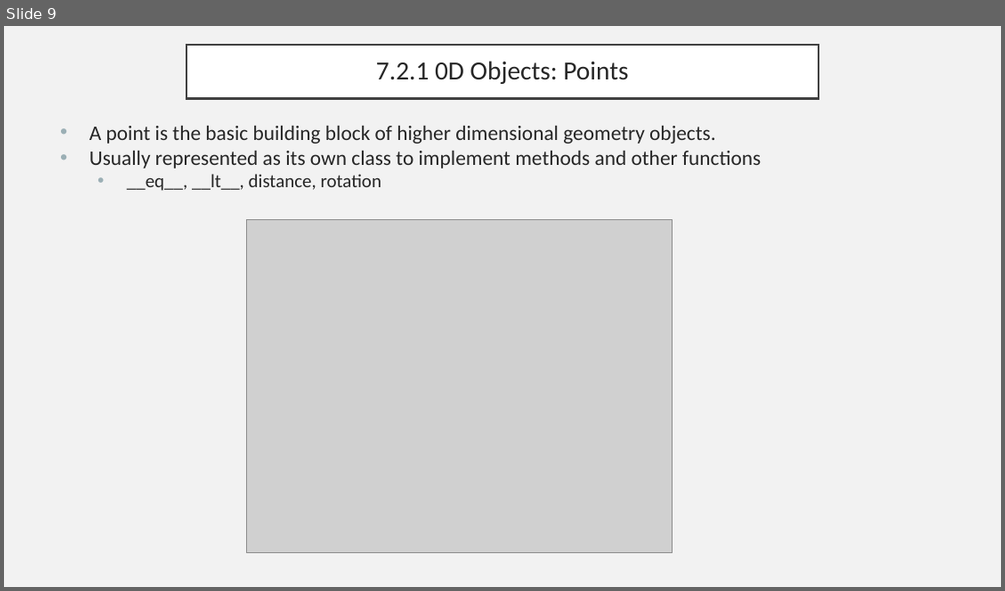
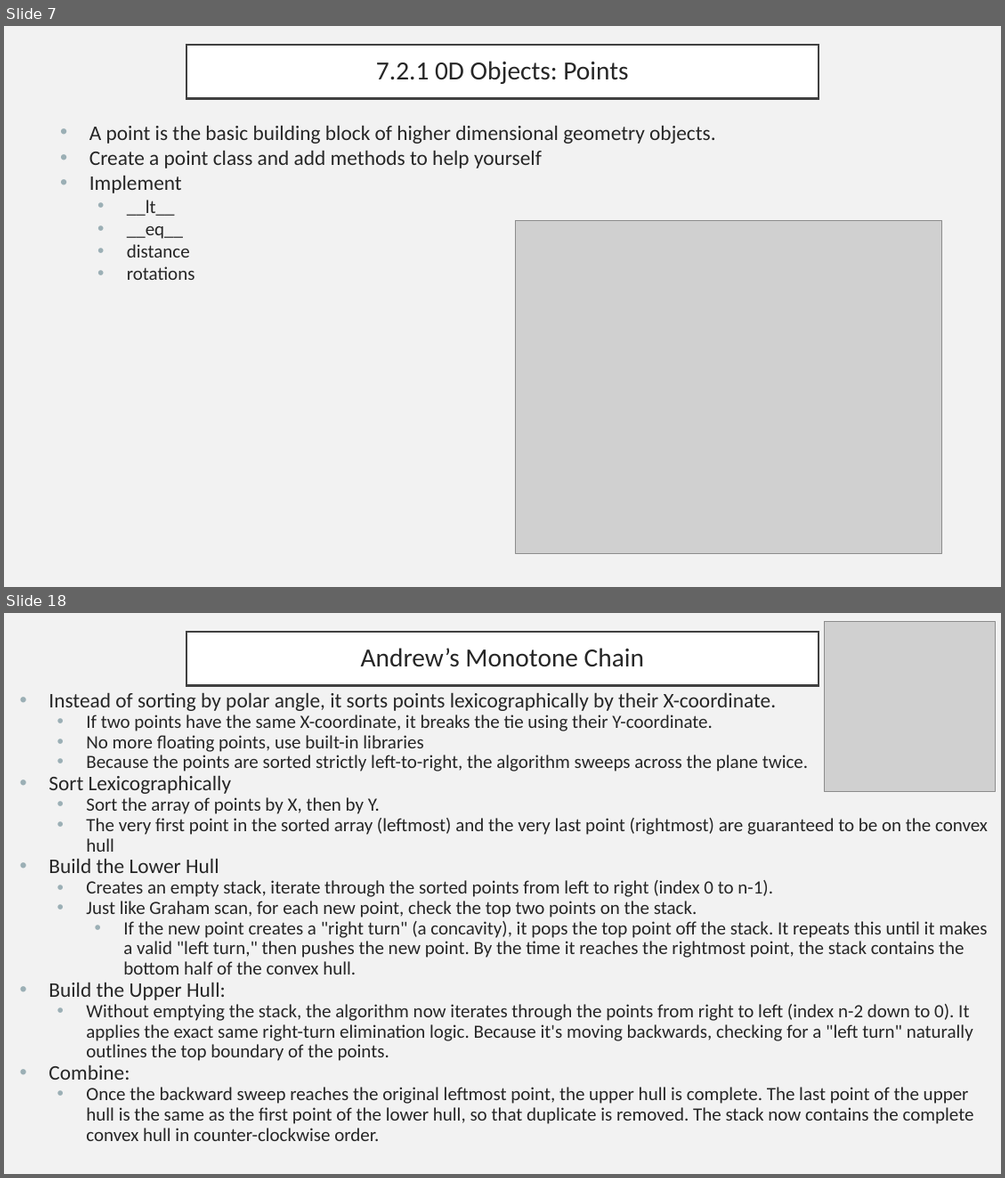
Before and after one commit to ryan-pelchat/competitive-programming-bootcamp-summer-2026, a slide deck: slides/day5_slides.pptx. Shown one above the other, each under a label of ours: slide 9 before the commit, slides 7 and 18 after it; the slides between them are not shown. The pictures are 1005x591 and 1005x1178 pixels, drawn with LibreOffice and Linux fonts; fonts in the diff are those of the drawing; grey boxes stand for pictures. Boxes give left, top, right and bottom in pixels: in the first picture for what was removed or moved away, otherwise in the second. Text is boxed around its words. In the diff, an @@ line names an element or a change of style, - is before the commit and + after.

```diff
--- a/slides/day5_slides.pptx
+++ b/slides/day5_slides.pptx
@@ slide 18 added at [4,613,1001,1174], background #F2F2F2 @@
@@ title added at [186,632,818,686], fill #FFFFFF, outline #404040 2.5 pt, 25.2 pt, text #262626 @@
+Andrew’s Monotone Chain
@@ picture added at [825,621,995,792] @@
@@ text added at [48,692,987,1141], 18 pt, text #262626 @@
+• Instead of sorting by polar angle, it sorts points lexicographically by their X-coordinate.
+  • If two points have the same X-coordinate, it breaks the tie using their Y-coordinate.
+  • No more floating points, use built-in libraries
+  • Because the points are sorted strictly left-to-right, the algorithm sweeps across the plane twice.
+• Sort Lexicographically
+  • Sort the array of points by X, then by Y.
+  • The very first point in the sorted array (leftmost) and the very last point (rightmost) are guaranteed to be on the convex hull
+• Build the Lower Hull
+  • Creates an empty stack, iterate through the sorted points from left to right (index 0 to n-1).
+  • Just like Graham scan, for each new point, check the top two points on the stack.
+    • If the new point creates a "right turn" (a concavity), it pops the top point off the stack. It repeats this until it makes a valid "left turn," then pushes the new point. By the time it reaches the rightmost point, the stack contains the bottom half of the convex hull.
+• Build the Upper Hull:
+  • Without emptying the stack, the algorithm now iterates through the points from right to left (index n-2 down to 0). It applies the exact same right-turn elimination logic. Because it's moving backwards, checking for a "left turn" naturally outlines the top boundary of the points.
+• Combine:
+  • Once the backward sweep reaches the original leftmost point, the upper hull is complete. The last point of the upper hull is the same as the first point of the lower hull, so that duplicate is removed. The stack now contains the complete convex hull in counter-clockwise order.
@@ what was slide 9 is now slide 7 @@
@@ slide 7 changed as well @@
@@ text at [89,150,542,280]: text changed @@
-• Usually represented as its own class to implement methods and other functions
-  • __eq__, __lt__, distance, rotation
+• Create a point class and add methods to help yourself
+• Implement
+  • __lt__
+  • __eq__
+  • distance
+  • rotations
@@ picture: place and size @@
-picture at [246,220,672,553]
+picture at [516,220,942,554]
```
Also in this commit, not shown: 7 other slides changed, 7 other slides added, 7 slides removed, 12 other files.
